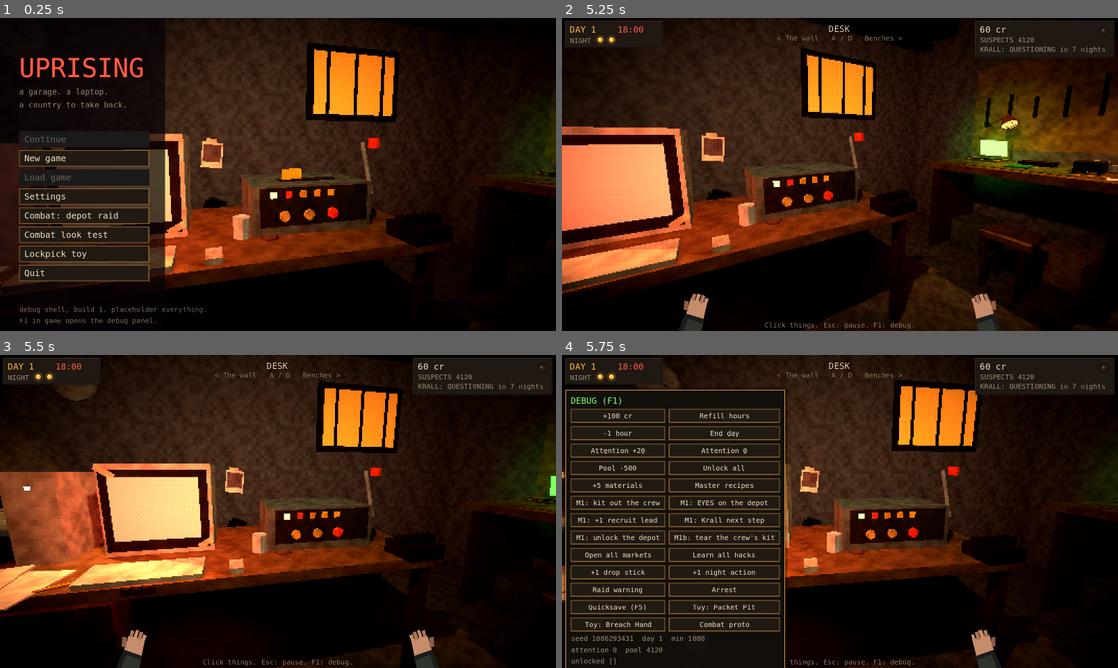
Above: before the commit, frames 1-4 (two rows, left to right).
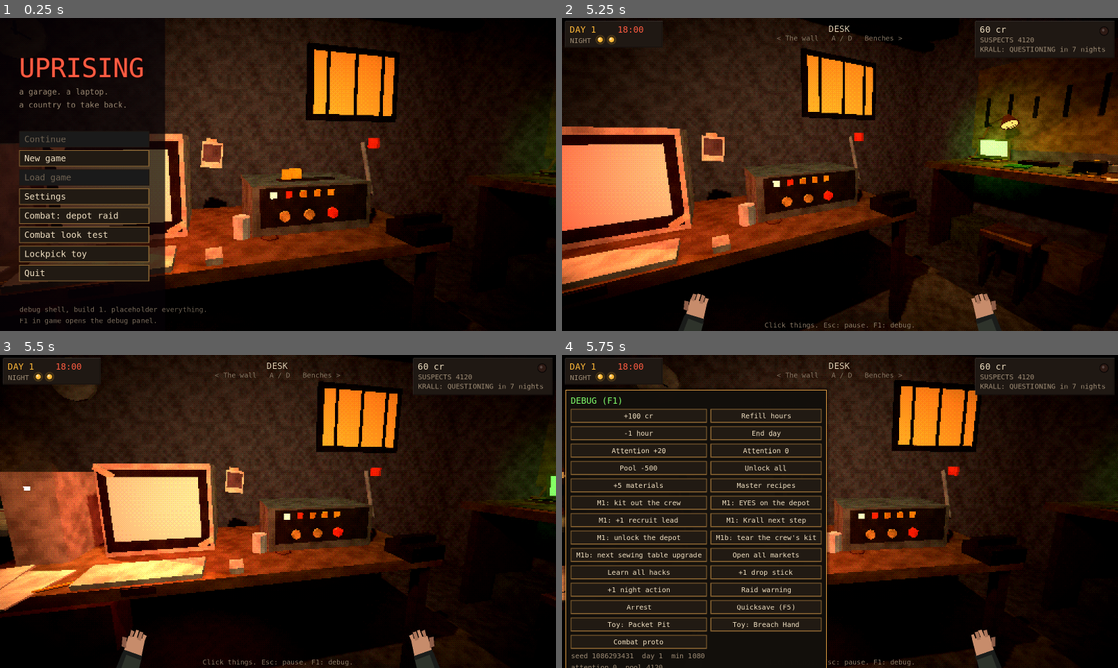
Above: after the commit, the same moments.

Repository: cgrowald/long-reach
Game: Godot game, scene res://v2/title.tscn
Two runs of this game, one before a commit and one after it. Both use one fixed random seed, a clock stepped at 60 frames per second and the inputs below.
Inputs (mouse positions are in pixels of both pictures, inside the frame that each line leads up to):
- Up to frame 1 (0.25 s): no input
- Up to frame 2 (5.25 s): click "New game" at 0.5 s; tap Enter at 1.25 s; drag from (840, 174) to (895, 105) at 1.27 s; drag from (728, 190) to (812, 237) at 2.02 s; click "Into the garage" at 2.75 s; move the mouse to (895, 105) at 3.52 s; hold D (v2_right) 3.53-4.25 s; tap 1 at 3.6 s; drag from (812, 237) to (673, 127) at 4.27 s; move the mouse to (1006, 221) at 5.02 s; hold A (v2_left) from 5.03 s (still down); tap F at 5.1 s
- Up to frame 3 (5.5 s): keep holding A (v2_left); tap Space at 5.27 s
- Up to frame 4 (5.75 s): keep holding A (v2_left); tap F1 (v2_debug) at 5.65 s

Frames 1-3 are identical in both runs. In frame 4, 9.7% of the frame differs, in the area x 1-49%, y 10-100%.

Commit message:
Sewing table upgrades, crafting takes no time, animation refs saved
- Crafting.bench_stage: one table stage per sewing upgrade (Sewing machine / walking foot, Strap rack): improved = slower stitch rings and wider aim, upgraded = parts snap from further off; the table view shows the stage; the bench menu names it; F1 shortcut
- making and mending take no time (user 2026-11-24): only missions and going out do
- docs/refs/combat: the user's animation sheets (walk, kneel, hip fire, flinch, swaps, bullet impacts) with a README
- roadmap: next is combat and the loop

Co-Authored-By: Claude Opus 5.5 <noreply@anthropic.com>

Diff:
--- a/data/v2/depot_runs.json
+++ b/data/v2/depot_runs.json
@@ -50,8 +50,8 @@
 		"fume_fan": {"name": "Fume fan", "bench": "electronics", "mult": 0.05, "text": "+0.05 on electronics."},
 		"bench_vise": {"name": "Bench vise", "bench": "weapons", "mult": 0.1, "text": "+0.10 on the gun bench."},
 		"drill_guide": {"name": "Drill guide", "bench": "weapons", "mult": 0.12, "text": "+0.12 on the gun bench.", "quirk": {"text": "Slips until you learn it: results swing.", "variance": 0.14}},
-		"walking_foot": {"name": "Walking foot", "bench": "armor", "mult": 0.1, "text": "+0.10 on the sewing table."},
-		"strap_rack": {"name": "Strap rack", "bench": "armor", "mult": 0.06, "text": "+0.06 on the sewing table."},
+		"walking_foot": {"name": "Sewing machine (walking foot)", "bench": "armor", "mult": 0.1, "text": "+0.10 on the sewing table. A real machine: the table becomes the improved one, stitching is easier."},
+		"strap_rack": {"name": "Strap rack", "bench": "armor", "mult": 0.06, "text": "+0.06 on the sewing table. A pegboard, rolls and a cutting board: the table becomes the upgraded one, parts snap in from further off."},
 		"steriliser": {"name": "Steam steriliser", "bench": "meds", "mult": 0.12, "text": "+0.12 on the med table.", "quirk": {"text": "Temperamental: results swing until you learn it.", "variance": 0.1}},
 		"kit_shelf": {"name": "Kit shelf", "bench": "meds", "mult": 0.06, "text": "+0.06 on the med table."}
 	},
--- a/data/v2/wear.json
+++ b/data/v2/wear.json
@@ -1,5 +1,5 @@
 {
-	"_note": "Wear and mending (docs/BENCH_SEWING.md, user 2026 …(329 unchanged characters)… ). Mending costs one old shirt (scraps) and half an hour per tear.",
+	"_note": "Wear and mending (docs/BENCH_SEWING.md, user 2026 …(329 unchanged characters)… ). Mending costs one old shirt (scraps) per tear and no time (user 2026-11-24: making things takes no time).",
 	"tear_per_hit": 0.7,
 	"rig_share": 0.35,
 	"op_wear": 3,
--- a/v2/sim/crafting.gd
+++ b/v2/sim/crafting.gd
@@ -210,6 +210,16 @@
 	return (rng_val * 2.0 - 1.0) * swing
 
 
+## How built-up a bench is: 0 starter, 1 improved, 2 upgraded (one stage per upgrade installed on it).
+## The sewing table shows it (art/sewing.glb: Sew_Starter, Sew_Improved, Sew_Upgraded) and works easier with it.
+static func bench_stage(state, bench: String) -> int:
+	var n := 0
+	for id in installed(state):
+		if upgrades_def().get(id, {}).get("bench", "") == bench:
+			n += 1
+	return mini(n, 2)
+
+
 static func install_upgrade(state, id: String) -> void:
 	var have: Array = installed(state)
 	if not have.has(id):
--- a/v2/stations/bench.gd
+++ b/v2/stations/bench.gd
@@ -72,7 +72,7 @@
 		var name_l := Kit.label("%s" % str(rec["name"]).replace(" (gadget)", ""), Pal.TEXT, 10)
 		name_l.size_flags_horizontal = Control.SIZE_EXPAND_FILL
 		head.add_child(name_l)
-		head.add_child(Kit.label("T%d  %s" % [int(rec.get("tier", 1)), "1 ACTION" if Economy.action_cost(float(rec.get("hours", 1.0))) > 0 else "FREE"], Pal.BRASS, 7))
+		head.add_child(Kit.label("T%d" % int(rec.get("tier", 1)), Pal.BRASS, 7))
 		if not Crafting.unlocked(st, rec):
 			var after := Crafting.recipe(rec.get("after", ""))
 			v.add_child(Kit.label("Locked: make a good %s first (3 stars+)." % after.get("name", "?"), Pal.DIM, 8, 220))
@@ -107,6 +107,16 @@
 			r2.add_child(b)
 		v.add_child(HSeparator.new())
 	if def.get("bench", "") == "armor":
+		var stage: int = Crafting.bench_stage(game.state, "armor")
+		v.add_child(Kit.heading("Your table: " + ["Starter (sawhorses)", "Improved (sewing machine)", "Upgraded (pegboard and cutting board)"][stage]))
+		var ups: Array = []
+		for id in Crafting.upgrades_def():
+			var u: Dictionary = Crafting.upgrades_def()[id]
+			if u.get("bench", "") == "armor" and not Crafting.installed(game.state).has(id):
+				ups.append(str(u.get("name", id)))
+		if not ups.is_empty():
+			v.add_child(Kit.label("Next upgrades come from depot vaults: " + ", ".join(PackedStringArray(ups)) + ".", Pal.DIM, 8, 230))
+		v.add_child(HSeparator.new())
 		_mend_list(v)
 	outer.add_child(Kit.label("Made things go to the shelves (west wall).", Pal.DIM, 8, 240))
 
@@ -136,7 +146,7 @@
 		v.add_child(Kit.label("%s%s: torn at the %s" % [item.get("name", ""), who, ", ".join(PackedStringArray(spots))], Pal.TEXT, 8, 230))
 		var why: String = W.can_mend(game.state, item)
 		var r := Kit.row(v)
-		r.add_child(Kit.label("%d old shirt%s, %.1fh" % [W.scraps_needed(item), "" if W.scraps_needed(item) == 1 else "s", float(W.job(item)["hours"])], Pal.MULT if why != "" else Pal.DIM, 8))
+		r.add_child(Kit.label("%d old shirt%s" % [W.scraps_needed(item), "" if W.scraps_needed(item) == 1 else "s"], Pal.MULT if why != "" else Pal.DIM, 8))
 		var b := Kit.button("Mend", func() -> void: _mend(item), game)
 		b.disabled = why != ""
 		r.add_child(b)
@@ -146,8 +156,7 @@
 func _mend(item: Dictionary) -> void:
 	var W := load("res://v2/sim/wear.gd")
 	var job: Dictionary = W.job(item)
-	if not garage.spend(float(job["hours"])):
-		return
+	# making and mending take no time (user 2026-11-24): only missions and going out do
 	_mending = item
 	_recipe = job
 	_list.queue_free()
@@ -180,8 +189,7 @@
 # ------------------------------------------------------------------ making it
 
 func _make(r: Dictionary) -> void:
-	if not garage.spend(float(r.get("hours", 1.0))):
-		return
+	# no time cost: making things only uses materials (user 2026-11-24)
 	_grade = Crafting.consume(game.state, r)
 	_recipe = r
 	_step = 0
@@ -244,8 +252,6 @@
 
 
 func _batch(r: Dictionary) -> void:
-	if not garage.spend(float(r.get("hours", 1.0)) * 0.5):
-		return
 	var bg := Crafting.consume(game.state, r)
 	var item := Crafting.batch(game.state, r, bg)
 	game.sfx.play("confirmation_002", 0.9, -6.0)
--- a/v2/ui/debug_panel.gd
+++ b/v2/ui/debug_panel.gd
@@ -84,6 +84,14 @@
 			if p.get("alive", true):
 				n += W.after_op(game.state, p, 3, func() -> float: return randf() * 0.6).size()
 		garage.toast("%d tears. Mend them at the sewing table (needs old shirts)." % n))
+	add.call("M1b: next sewing table upgrade", func() -> void:
+		var C = load("res://v2/sim/crafting.gd")
+		for id in ["walking_foot", "strap_rack"]:
+			if not C.installed(game.state).has(id):
+				C.install_upgrade(game.state, id)
+				garage.toast("Installed: %s. The sewing table is now stage %d of 2." % [C.upgrades_def()[id]["name"], C.bench_stage(game.state, "armor")])
+				return
+		garage.toast("The sewing table is fully upgraded."))
 	add.call("Open all markets", func() -> void:
 		game.state.flags["markets_open"] = true
 		game.state.supplies["picks"] = int(game.state.supplies.get("picks", 0)) + 5
--- a/v2/world/sew_table.gd
+++ b/v2/world/sew_table.gd
@@ -15,9 +15,10 @@
 
 const TOP := 0.78                 # the table top (metres)
 const LIFT := 0.13                # how high a held part floats
-const SNAP_DIST := 0.08           # within this (and the angle below) it snaps onto its outline
+var SNAP_DIST := 0.08             # within this (and the angle below) it snaps onto its outline (further on the upgraded table)
 const SNAP_YAW := 30.0
-const RING_TIME := 1.0            # seconds for a stitch ring's circle to close
+var RING_TIME := 1.0              # seconds for a stitch ring's circle to close (slower with the sewing machine)
+var AIM := 18.0                   # how close a stitch click must land (UI units; wider with the sewing machine)
 const RES := 2.0                  # 3D resolution per UI unit
 const BASE_AT := Vector3(-0.05, 0.0, 0.13)
 const SLOTS := [Vector2(-0.56, -0.02), Vector2(0.48, 0.2), Vector2(-0.56, 0.22), Vector2(0.48, -0.02), Vector2(0.62, 0.2), Vector2(-0.42, 0.3)]
@@ -116,7 +117,7 @@
 			(c as Node3D).position = Vector3.ZERO
 			for k in c.get_children():
 				var n := str(k.name)
-				if n.begins_with("Runner") or n.begins_with("BluePatch") or n.begins_with("Sc_"):
+				if n.begins_with("Runner") or n.begins_with("BluePatch") or n.begins_with("Sc_") or n.begins_with("Ext_Jacket") or (stage != "Sew_Starter" and n.begins_with("Cloth_")):
 					k.visible = false
 	KindLook.apply(tables)
 	_bulbs(tables)
@@ -232,9 +233,16 @@
 	return best
 
 
-## Which table you have (upgrades come with bench upgrades later; docs/BENCH_SEWING.md build step 5).
+## Which table you have: one stage per sewing-table upgrade installed (Crafting.bench_stage; upgrades come from depot vaults).
+## Improved = the sewing machine: stitch rings close slower and take a wider aim. Upgraded: parts snap in from further off too.
 func stage_name() -> String:
-	return "Sew_Starter"
+	var st: int = load("res://v2/sim/crafting.gd").bench_stage(game.state, "armor")
+	if st >= 1:
+		RING_TIME = 1.35
+		AIM = 23.0
+	if st >= 2:
+		SNAP_DIST = 0.11
+	return ["Sew_Starter", "Sew_Improved", "Sew_Upgraded"][st]
 
 
 func _bulbs(n: Node) -> void:
@@ -467,12 +475,12 @@
 		return
 	var rp := to_ui(rings[ring_i])
 	var dist := ui.distance_to(rp)
-	if dist > 18.0:
+	if dist > AIM:
 		_pop("MISS", ui, Pal.MULT)
 		game.deny()
 		return
 	var timing := 1.0 - absf(ring_t / RING_TIME - 1.0) * 1.6        # best when the circle closes on it
-	var aim := 1.0 - dist / 18.0
+	var aim := 1.0 - dist / AIM
 	var s := clampf(0.55 * clampf(timing, 0.0, 1.0) + 0.45 * aim, 0.0, 1.0)
 	_ring_done(s)
 
Binary file added: docs/refs/combat/anim_hit_flinch.png
Binary file added: docs/refs/combat/anim_hold_fire.png
Binary file added: docs/refs/combat/anim_kneel_rise.png
Binary file added: docs/refs/combat/anim_over_shoulder_depot.png
Binary file added: docs/refs/combat/anim_swap_a.png
Binary file added: docs/refs/combat/anim_swap_b.png
Binary file added: docs/refs/combat/anim_walk_cycle.png
Binary file added: docs/refs/combat/fx_bullet_impacts.png
Not shown, changed: CLAUDE.md
Not shown, changed: docs/BENCH_SEWING.md
Not shown, changed: docs/GAME_DESIGN.md
Not shown, changed: docs/ROADMAP.md
